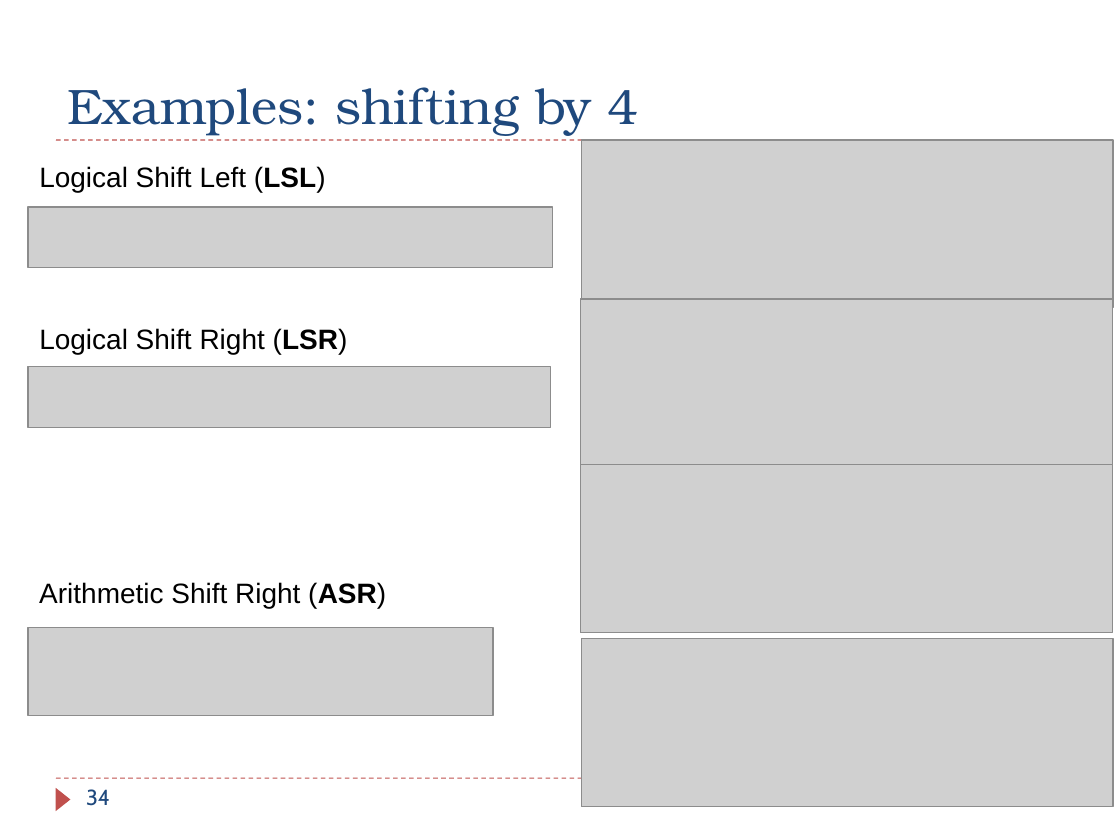
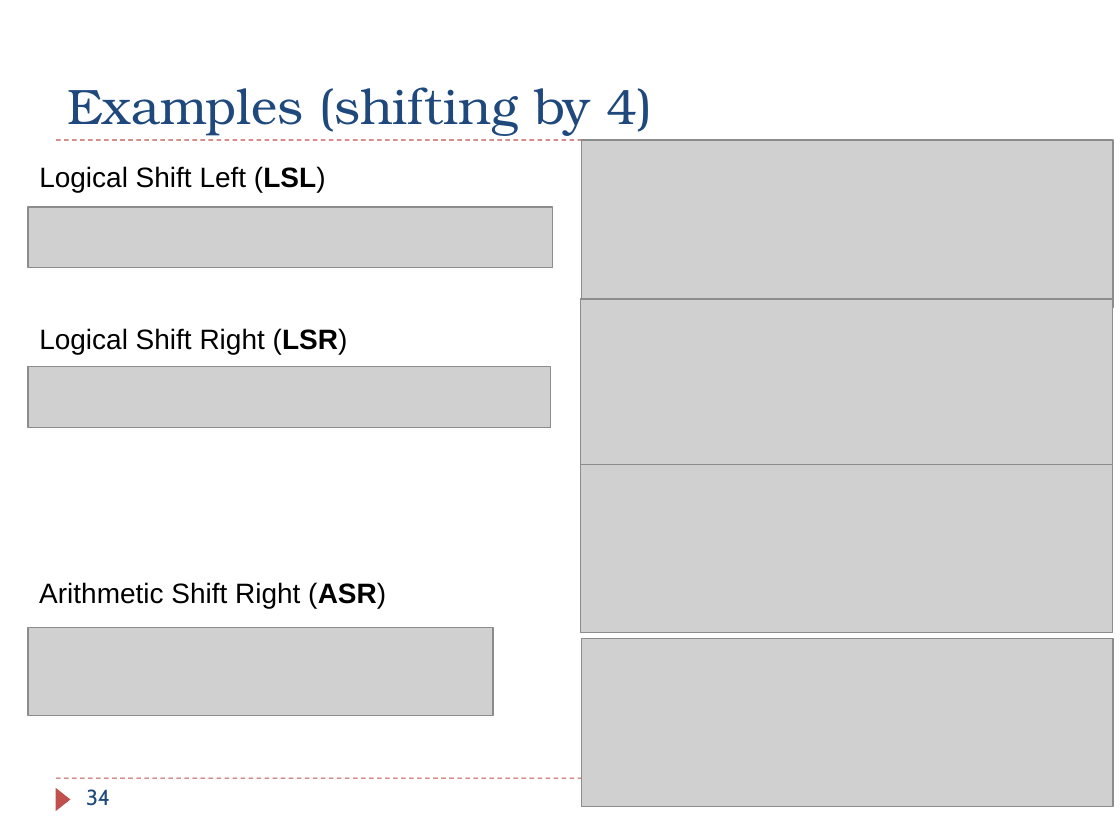
Before and after one commit to guhofstra/CSC111Fa25, a slide deck: slide 34 of PPTs/Ch4_ARM_Arithmetic_Logic.pptx. Drawn at 1120x840 pixels with LibreOffice and Linux fonts; fonts in the diff are those of the drawing; grey boxes stand for pictures. Boxes give left, top, right and bottom in pixels: in the first picture for what was removed or moved away, otherwise in the second. Text is boxed around its words. In the diff, an @@ line names an element or a change of style, - is before the commit and + after.

```diff
--- a/PPTs/Ch4_ARM_Arithmetic_Logic.pptx
+++ b/PPTs/Ch4_ARM_Arithmetic_Logic.pptx
@@ title at box(67, 87, 652, 136): text changed @@
-Examples: shifting by 4
+Examples (shifting by 4)
```
Also in this commit, not shown: 2 other slides changed, 1 slide added, 3 other files.
